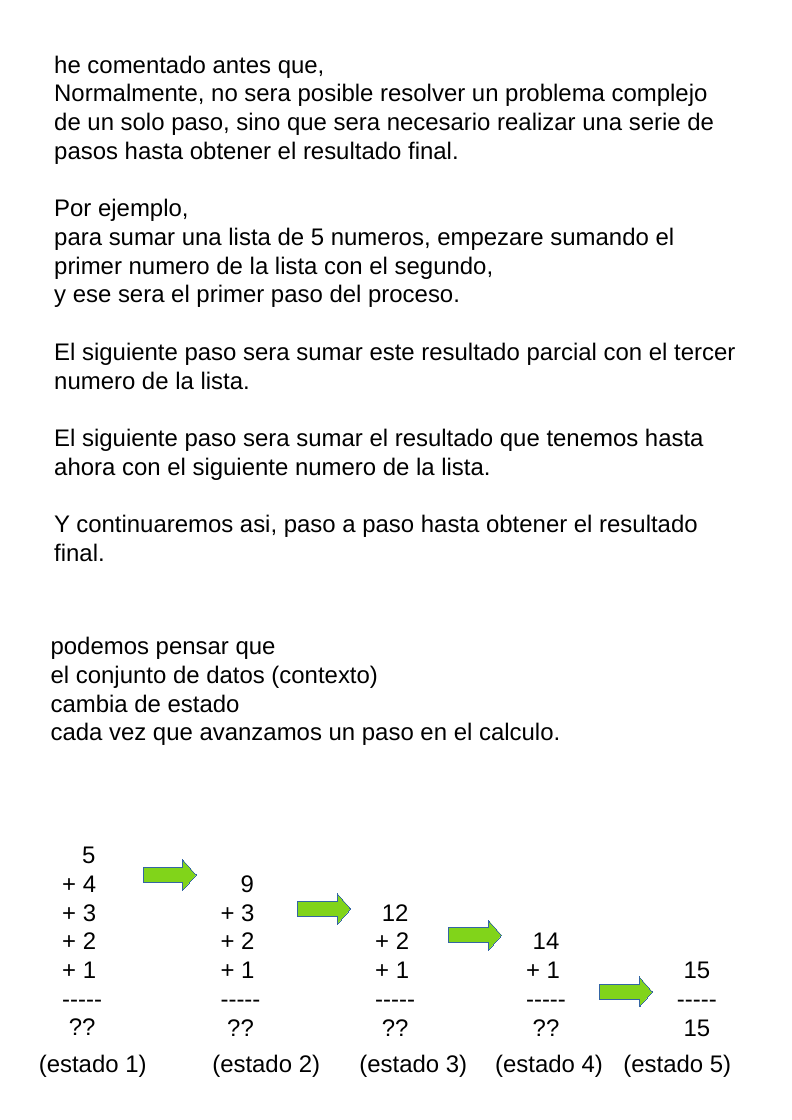
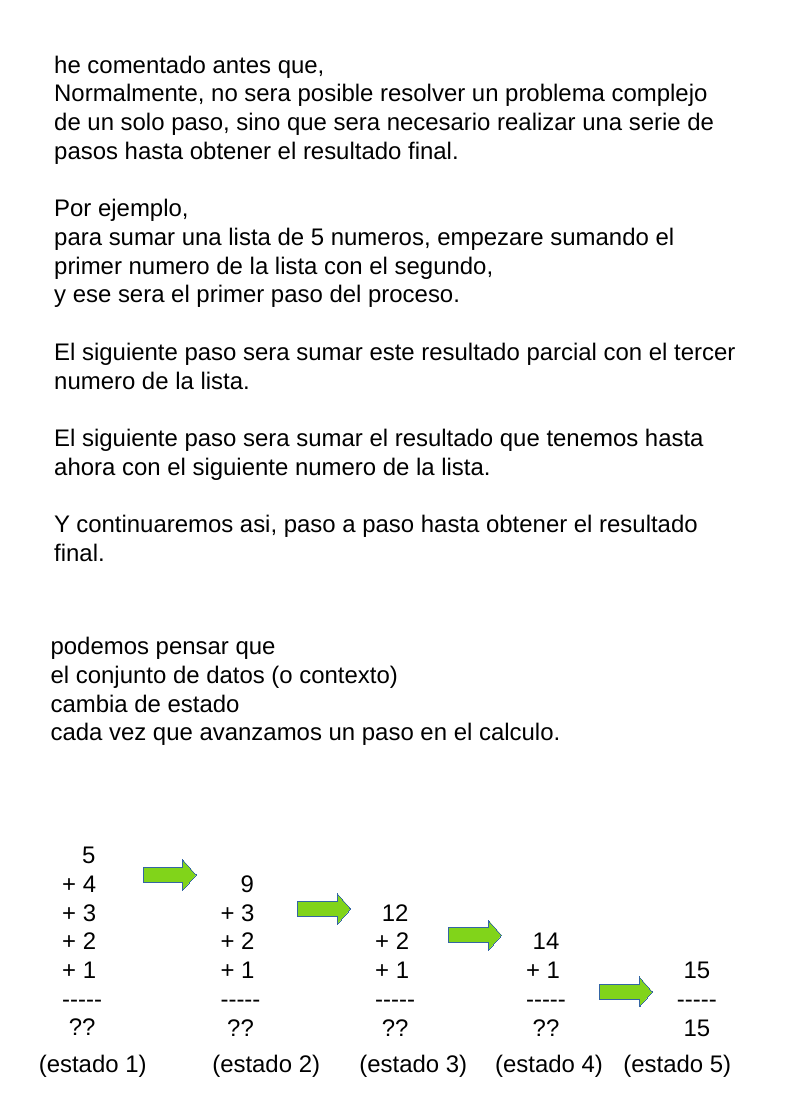
Before and after one commit to fabhrius/La-Cosa, a slide deck: slide 2 of capitulos/Estados de un proceso/Estados de un proceso.odp. Drawn at 792x1120 pixels with LibreOffice and Linux fonts; fonts in the diff are those of the drawing. Boxes give left, top, right and bottom in pixels: in the first picture for what was removed or moved away, otherwise in the second. Text is boxed around its words. In the diff, an @@ line names an element or a change of style, - is before the commit and + after.

```diff
--- a/capitulos/Estados de un proceso/Estados de un proceso.odp
+++ b/capitulos/Estados de un proceso/Estados de un proceso.odp
@@ text at (51, 665, 397, 688): text changed @@
-el conjunto de datos (contexto)
+el conjunto de datos (o contexto)
```
Also in this commit, not shown: 1 slide added, 1 slide removed, 5 other files.
